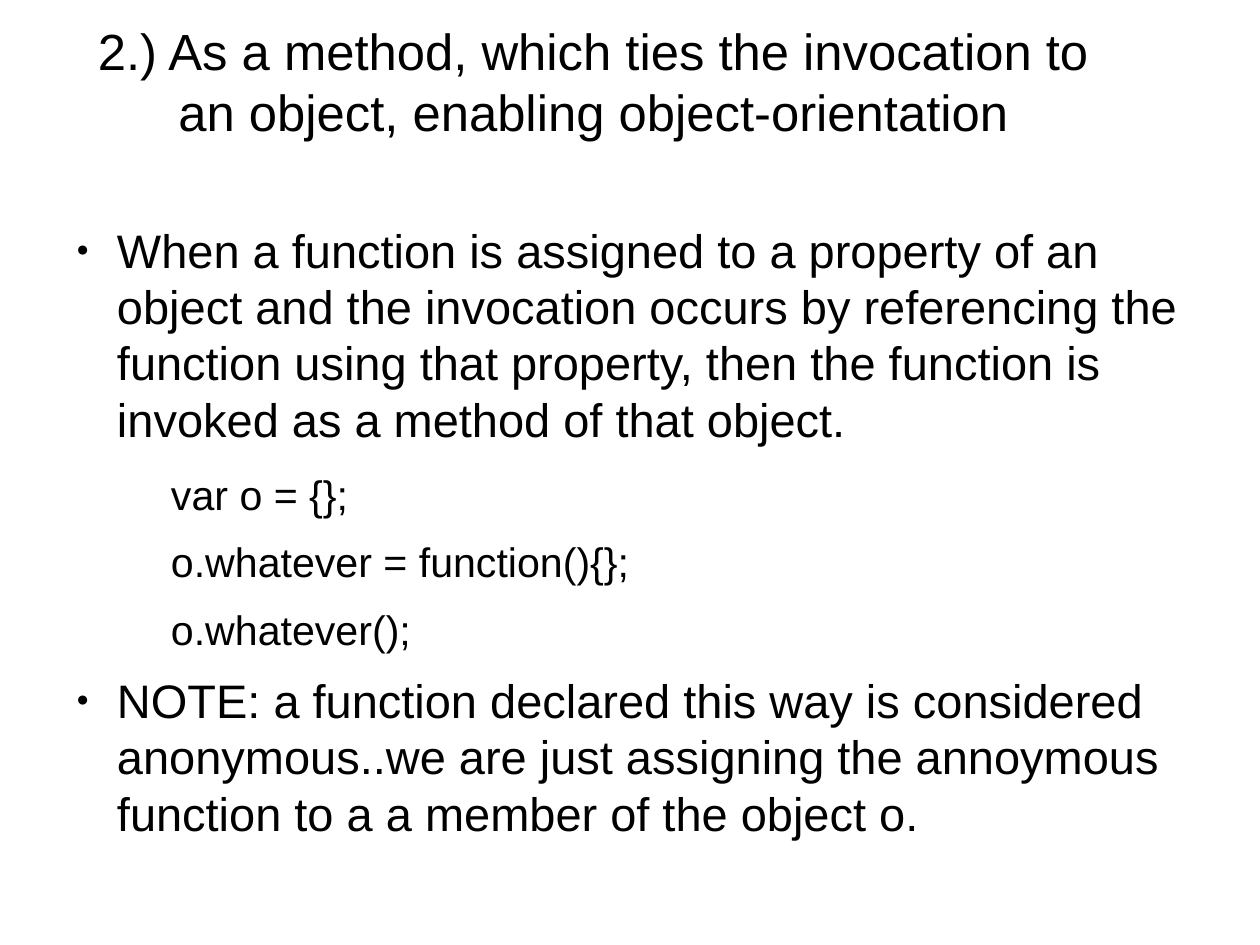
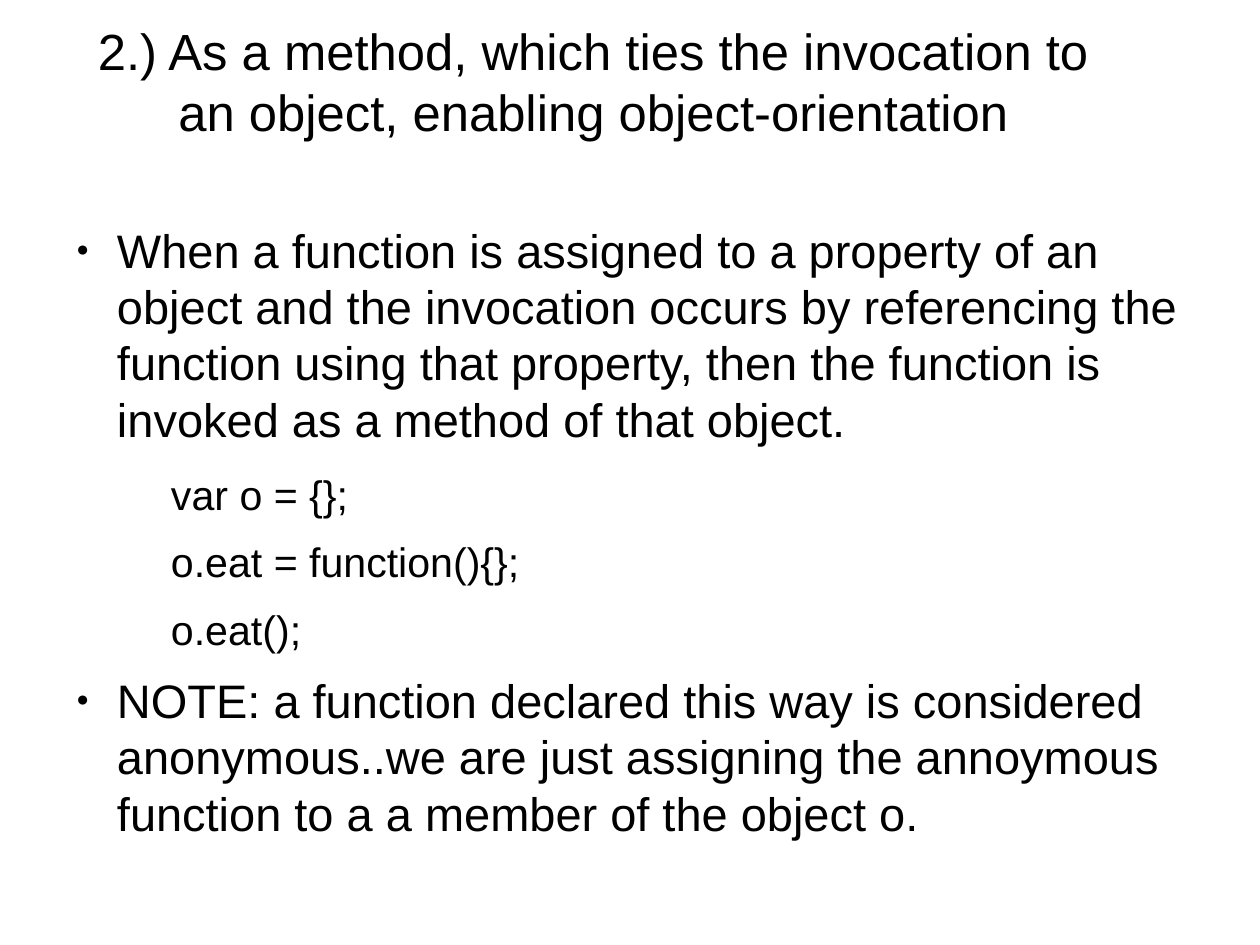
Before and after one commit to tomafc330/presentations, a slide deck: slide 8 of advanced-javascript/presentation.odp. Drawn at 1260x945 pixels with LibreOffice and Linux fonts; fonts in the diff are those of the drawing. Boxes give left, top, right and bottom in pixels: in the first picture for what was removed or moved away, otherwise in the second. Text is boxed around its words. In the diff, an @@ line names an element or a change of style, - is before the commit and + after.

```diff
--- a/advanced-javascript/presentation.odp
+++ b/advanced-javascript/presentation.odp
@@ text at [171, 547, 519, 653]: text changed @@
-  o.whatever = function(){};
-  o.whatever();
+  o.eat = function(){};
+  o.eat();
```
Also in this commit, not shown: 8 other slides changed, 8 other files.
